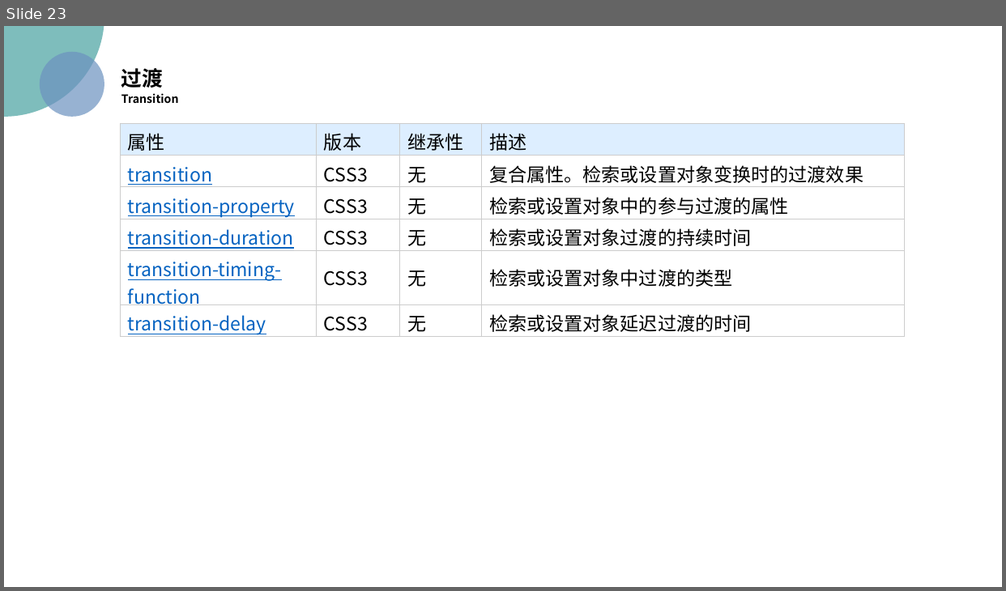
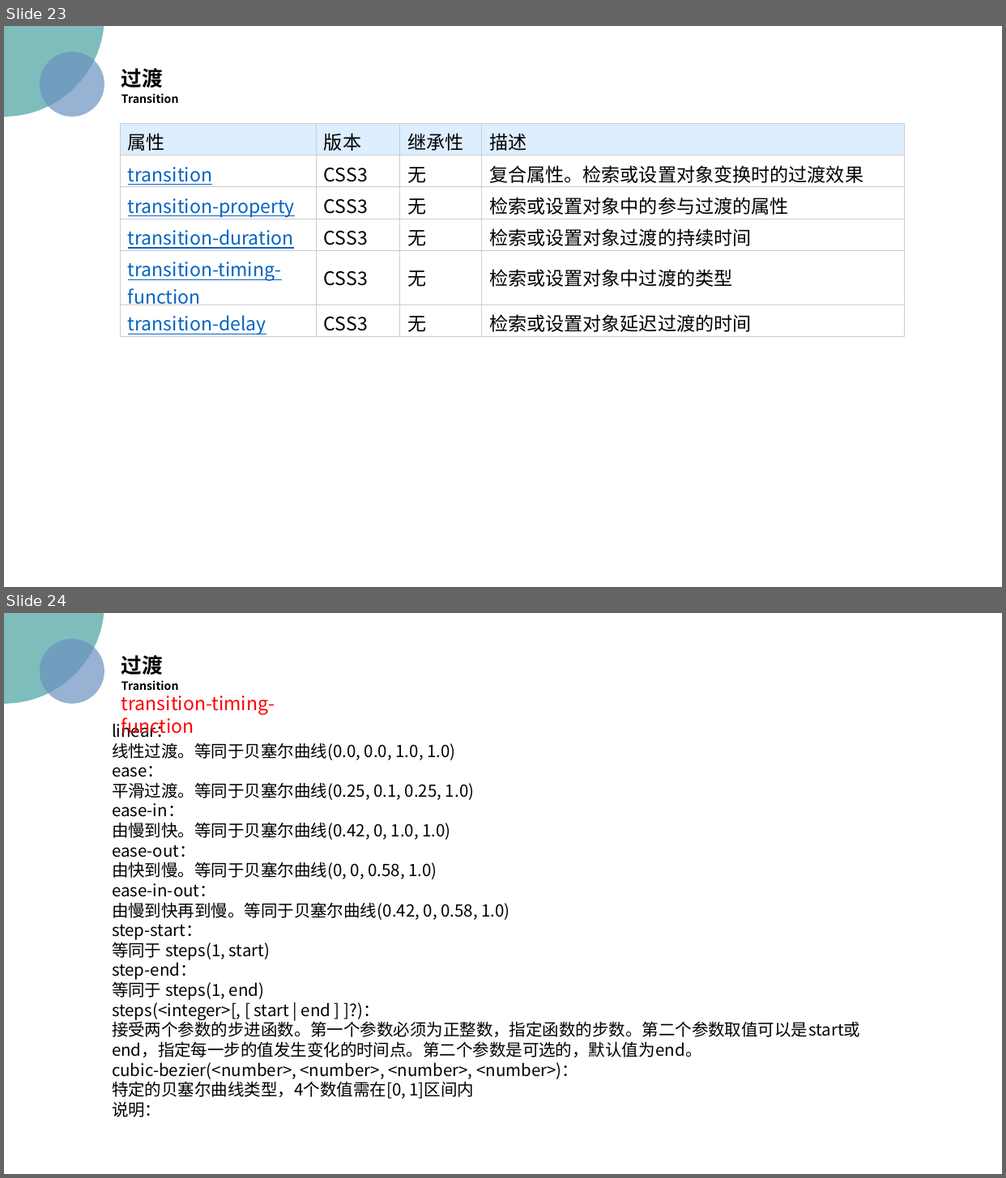
Before and after one commit to chutou/cssDemo, a slide deck: css 趣味之旅.pptx. Shown one above the other, each under a label of ours: slide 23 before the commit, slides 23 and 24 after it. The pictures are 1006x591 and 1006x1178 pixels, drawn with LibreOffice and Linux fonts; fonts in the diff are those of the drawing; background and template pictures are left out. Boxes give left, top, right and bottom in pixels: in the first picture for what was removed or moved away, otherwise in the second. Text is boxed around its words. In the diff, an @@ line names an element or a change of style, - is before the commit and + after.

```diff
--- a/css 趣味之旅.pptx
+++ b/css 趣味之旅.pptx
@@ slide 24 added at <box>4,613,1002,1174</box>, background picture (left out) @@
@@ ellipse added at <box>4,613,104,704</box>, fill #48A2A0 at 70% opacity @@
@@ ellipse added at <box>39,638,104,704</box>, fill #6C92C0 at 70% opacity @@
@@ text added at <box>121,655,163,675</box>, 20 pt, text #000000, bold @@
+过渡
@@ text added at <box>121,680,179,691</box>, 11 pt, text #000000, bold @@
+Transition
@@ text added at <box>121,696,275,737</box>, 18 pt, text #FF0000 @@
+transition-timing-function
@@ text added at <box>112,721,860,1118</box>, 16 pt, text #000000 @@
+linear：
+线性过渡。等同于贝塞尔曲线(0.0, 0.0, 1.0, 1.0)
+ease：
+平滑过渡。等同于贝塞尔曲线(0.25, 0.1, 0.25, 1.0)
+ease-in：
+由慢到快。等同于贝塞尔曲线(0.42, 0, 1.0, 1.0)
+ease-out：
+由快到慢。等同于贝塞尔曲线(0, 0, 0.58, 1.0)
+ease-in-out：
+由慢到快再到慢。等同于贝塞尔曲线(0.42, 0, 0.58, 1.0)
+step-start：
+等同于 steps(1, start)
+step-end：
+等同于 steps(1, end)
+steps(<integer>[, [ start | end ] ]?)：
+接受两个参数的步进函数。第一个参数必须为正整数，指定函数的步数。第二个参数取值可以是start或end，指定每一步的值发生变化的时间点。第二个参数是可选的，默认值为end。
+cubic-bezier(<number>, <number>, <number>, <number>)：
+特定的贝塞尔曲线类型，4个数值需在[0, 1]区间内
+说明：
```
Also in this commit, not shown: 3 slides changed, 13 other slides added, 11 other files.
